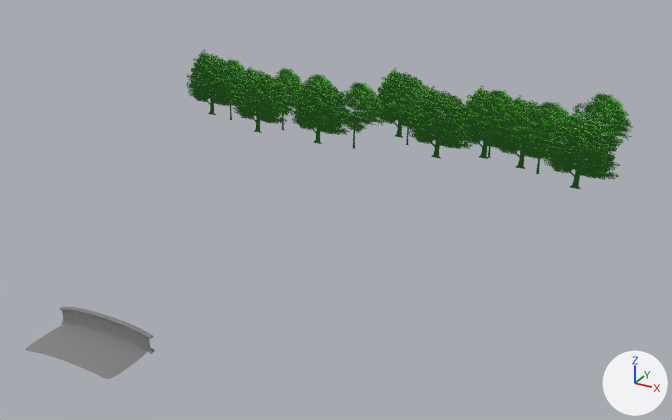
The Blender file village/village-cut3.blend: old version first, new version second.
Rendered twice from a 50 mm camera at (85.2, -80.4, 69.2) aimed at (9.5, 57.2, 0.4). Every picture has the same lights, and +X, +Y and +Z are marked at lower right.
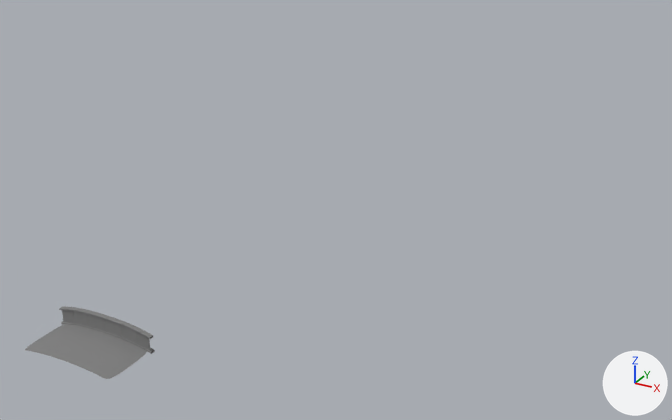
Changed parts and their boxes (x1, y1, x2, y2) in the pictures (672 x 420 px):
'Plane.008', hidden
    before: (543, 112, 623, 189)
'Plane.004', hidden
    before: (406, 85, 475, 159)
'Plane.015', hidden
    before: (290, 75, 350, 144)
'Plane.001', hidden
    before: (231, 66, 287, 133)
'Plane.010', hidden
    before: (187, 49, 238, 115)
'Plane.013', hidden
    before: (469, 88, 524, 158)
'Plane.006', hidden
    before: (509, 102, 571, 174)
'Plane.003', hidden
    before: (339, 82, 385, 149)
'Plane.014', hidden
    before: (572, 93, 633, 141)
'Plane.009', hidden
    before: (461, 86, 524, 159)
'Plane.005', hidden
    before: (375, 68, 429, 138)
'Plane.012', hidden
    before: (386, 78, 428, 145)
'Plane.007', hidden
    before: (499, 95, 559, 169)
'Plane.002', hidden
    before: (270, 67, 304, 130)
'Plane', hidden
    before: (227, 59, 246, 121)
'Plane.011', hidden
    before: (304, 74, 332, 129)

The change, as a list of edits to the scene's bpy script:
```text
Change ob_plane:
    add ob_plane.hide_set(True)  # its collection is switched off
Change ob_plane_003:
    add ob_plane_003.hide_set(True)  # its collection is switched off
Change ob_plane_004:
    add ob_plane_004.hide_set(True)  # its collection is switched off
Change ob_plane_005:
    add ob_plane_005.hide_set(True)  # its collection is switched off
Change ob_plane_006:
    add ob_plane_006.hide_set(True)  # its collection is switched off
Change ob_plane_007:
    add ob_plane_007.hide_set(True)  # its collection is switched off
Change ob_plane_008:
    add ob_plane_008.hide_set(True)  # its collection is switched off
Change ob_plane_009:
    add ob_plane_009.hide_set(True)  # its collection is switched off
Change ob_plane_010:
    add ob_plane_010.hide_set(True)  # its collection is switched off
Change ob_plane_001:
    add ob_plane_001.hide_set(True)  # its collection is switched off
Change ob_plane_002:
    add ob_plane_002.hide_set(True)  # its collection is switched off
Change ob_plane_011:
    add ob_plane_011.hide_set(True)  # its collection is switched off
Change ob_plane_012:
    add ob_plane_012.hide_set(True)  # its collection is switched off
Change ob_plane_013:
    add ob_plane_013.hide_set(True)  # its collection is switched off
Change ob_plane_014:
    add ob_plane_014.hide_set(True)  # its collection is switched off
Change ob_plane_015:
    add ob_plane_015.hide_set(True)  # its collection is switched off
```
